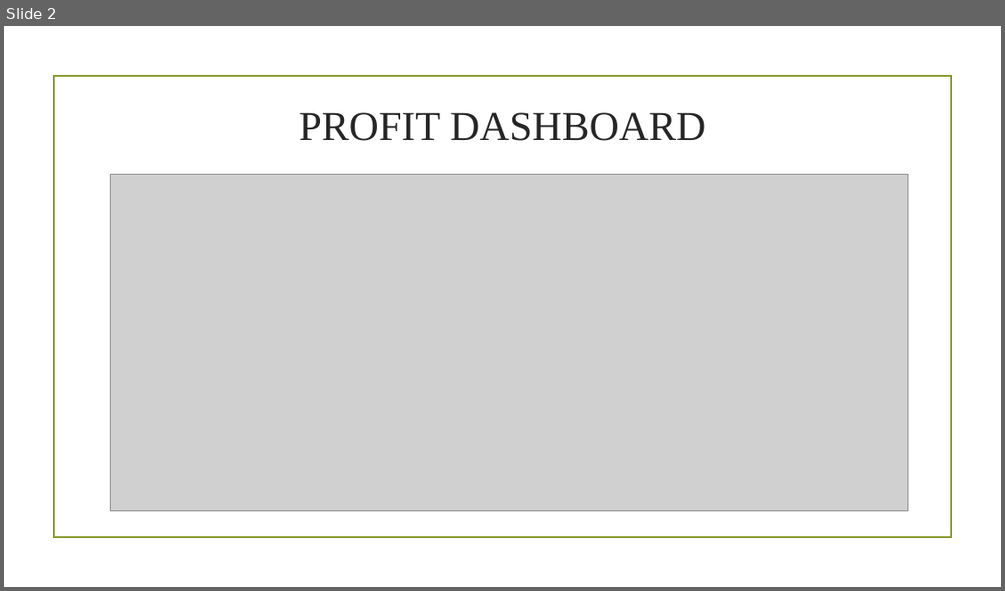
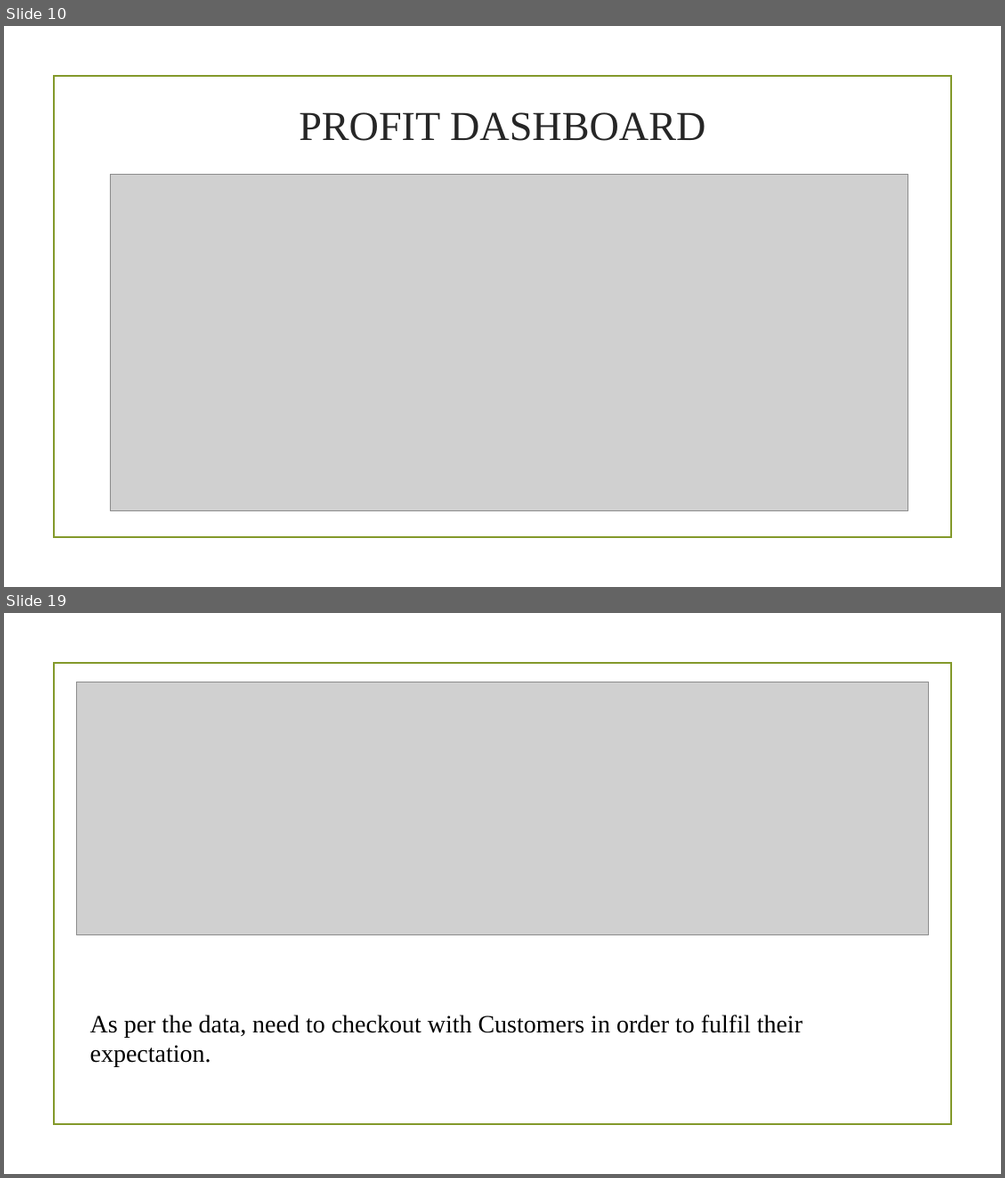
Before and after one commit to Leon199630/WALMART-ANALYSIS, a slide deck: WALMART PPT.pptx. Shown one above the other, each under a label of ours: slide 2 before the commit, slides 10 and 19 after it; the slides between them are not shown. The pictures are 1005x591 and 1005x1178 pixels, drawn with LibreOffice and Linux fonts; fonts in the diff are those of the drawing; grey boxes stand for pictures; background and template pictures are left out. Boxes give left, top, right and bottom in pixels: in the first picture for what was removed or moved away, otherwise in the second. Text is boxed around its words. In the diff, an @@ line names an element or a change of style, - is before the commit and + after.

```diff
--- a/WALMART PPT.pptx
+++ b/WALMART PPT.pptx
@@ slide 19 added at bbox=[4, 613, 1001, 1174], background picture (left out); not listed: 1 template element that a slide beside it also shows @@
@@ picture added at bbox=[77, 682, 928, 934] @@
@@ text added at bbox=[90, 1014, 802, 1037], 24 pt, text #000000 @@
+As per the data, need to checkout with Customers in order to fulfil their expectation.
@@ what was slide 2 is now slide 10 @@
```
Also in this commit, not shown: 1 slide changed, 19 other slides added, 2 slides removed.
